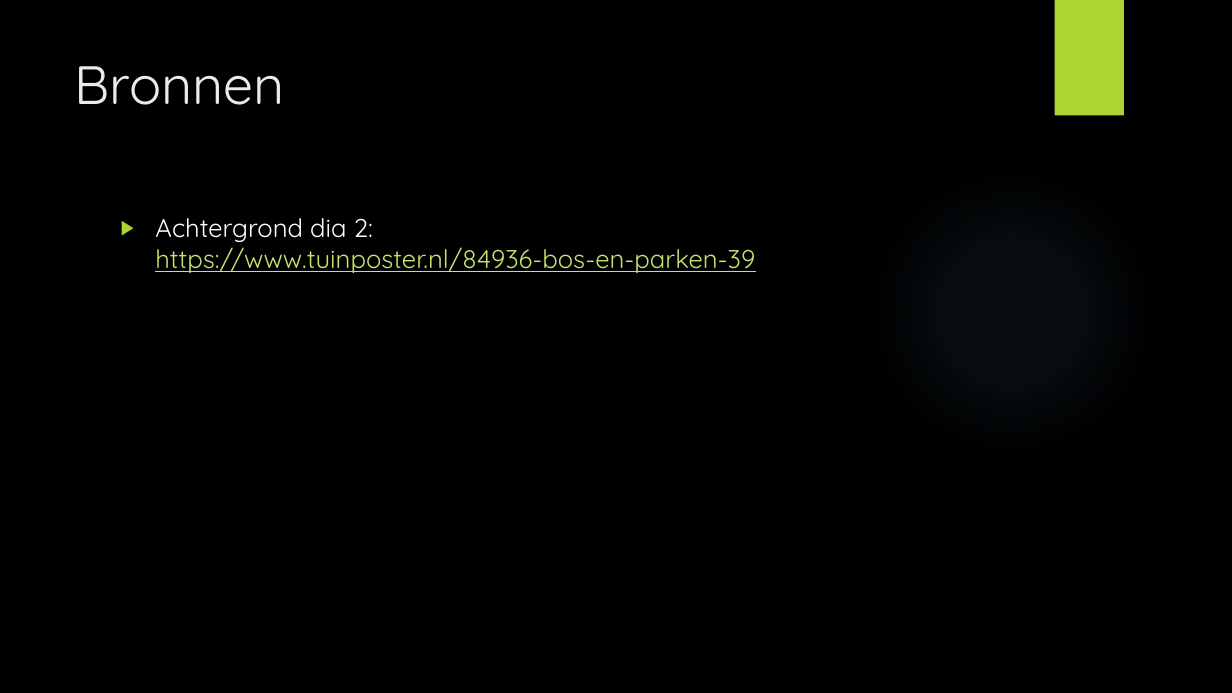
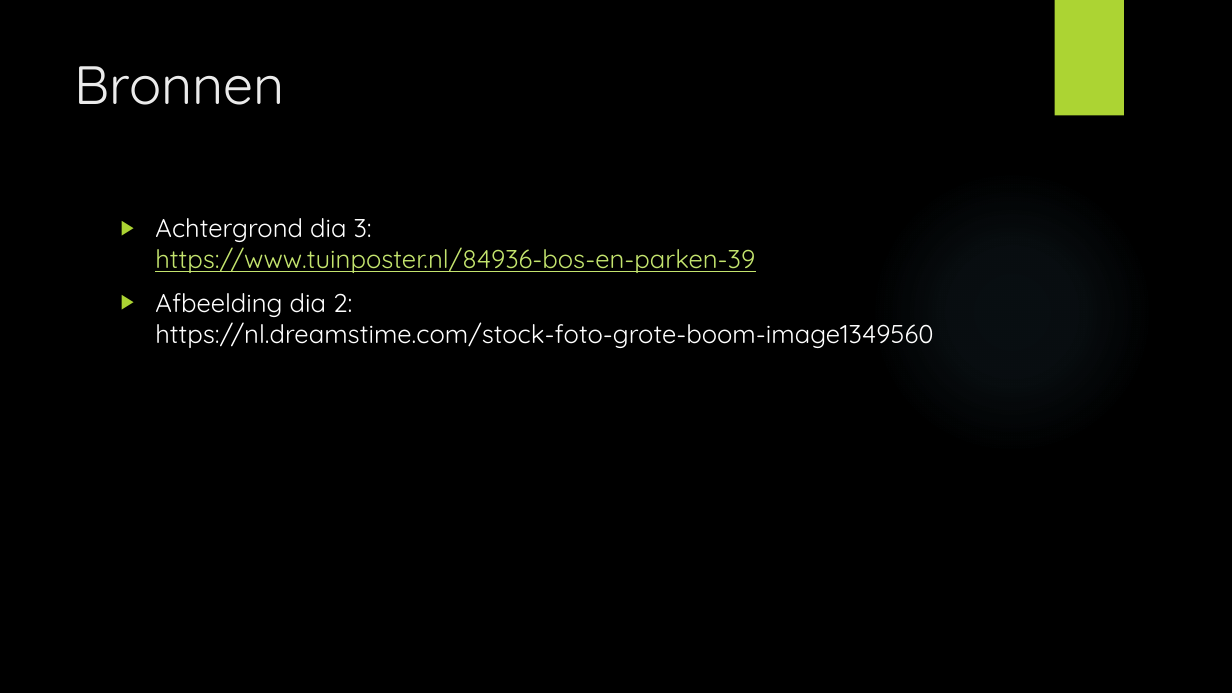
Before and after one commit to silvappeldoorn/groep-5, a slide deck: slide 7 of Groep 5 week 6.pptx (slide 6 before the commit). Drawn at 1232x693 pixels with LibreOffice and Linux fonts; fonts in the diff are those of the drawing; background and template pictures are left out. Boxes give left, top, right and bottom in pixels: in the first picture for what was removed or moved away, otherwise in the second. Text is boxed around its words. In the diff, an @@ line names an element or a change of style, - is before the commit and + after.

```diff
--- a/Groep 5 week 6.pptx
+++ b/Groep 5 week 6.pptx
@@ text at (155, 218, 933, 348): text changed; text colour #C4E46E to #FFFFFF @@
-▶ Achtergrond dia 2:
-  https://www.tuinposter.nl/84936-bos-en-parken-39
+▶ Achtergrond dia 3:
+  https://www.tuinposter.nl/84936-bos-en-parken-39
+▶ Afbeelding dia 2:
+  https://nl.dreamstime.com/stock-foto-grote-boom-image1349560
```
Also in this commit, not shown: 4 slides added, 3 slides removed.
